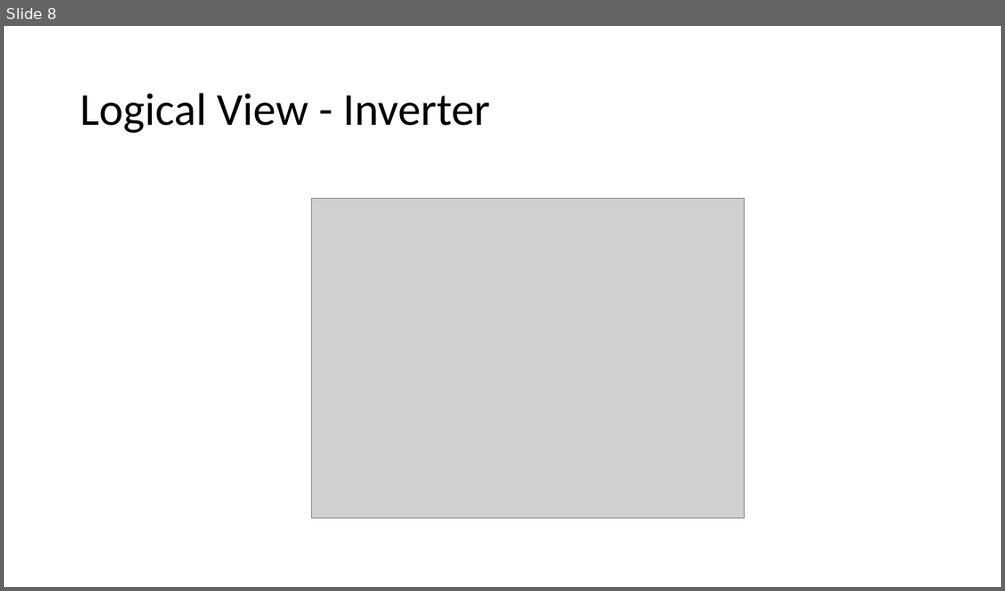
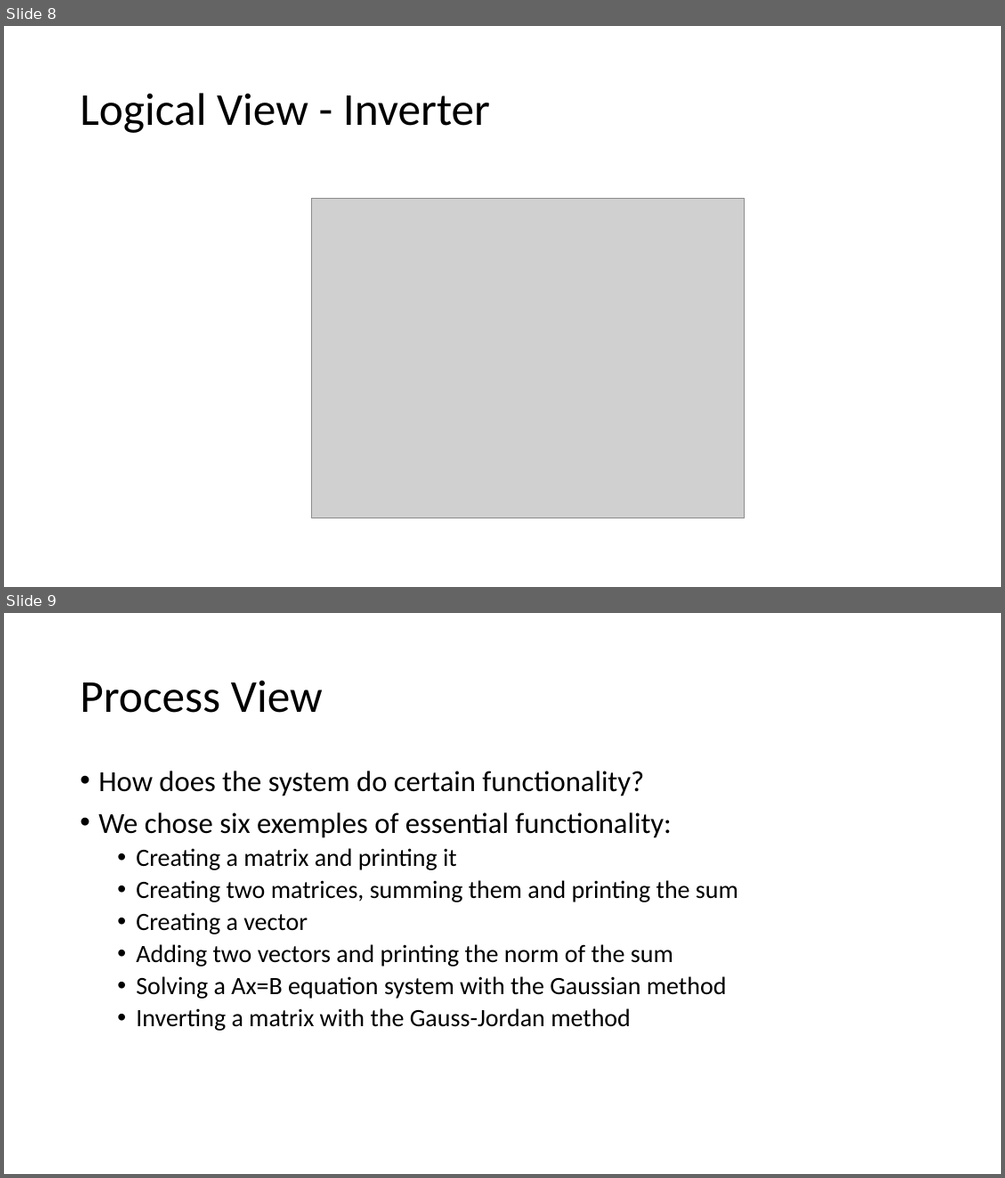
Before and after one commit to vkostyukov/la4j, a slide deck: ArchSW-docs/La4j.pptx. Shown one above the other, each under a label of ours: slide 8 before the commit, slides 8 and 9 after it. The pictures are 1005x591 and 1005x1178 pixels, drawn with LibreOffice and Linux fonts; fonts in the diff are those of the drawing; grey boxes stand for pictures. Boxes give left, top, right and bottom in pixels: in the first picture for what was removed or moved away, otherwise in the second. Text is boxed around its words. In the diff, an @@ line names an element or a change of style, - is before the commit and + after.

Commit message:
presentation

```diff
--- a/ArchSW-docs/La4j.pptx
+++ b/ArchSW-docs/La4j.pptx
@@ slide 9 added at [4,613,1001,1174], background #FFFFFF @@
@@ title added at [80,680,323,713], 44 pt, text #000000 @@
+Process View
@@ text added at [98,771,738,1030], 24 pt, text #000000 @@
+• How does the system do certain functionality?
+• We chose six exemples of essential functionality:
+  • Creating a matrix and printing it
+  • Creating two matrices, summing them and printing the sum
+  • Creating a vector
+  • Adding two vectors and printing the norm of the sum
+  • Solving a Ax=B equation system with the Gaussian method
+  • Inverting a matrix with the Gauss-Jordan method
```
Also in this commit, not shown: 10 other slides added.
